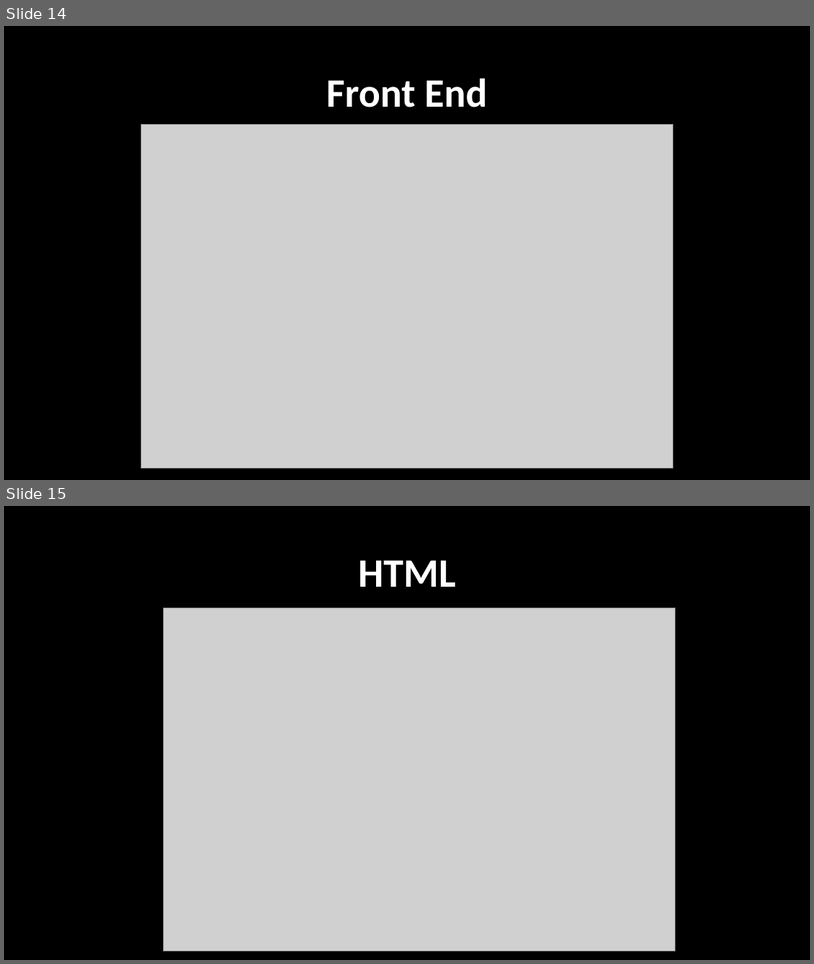
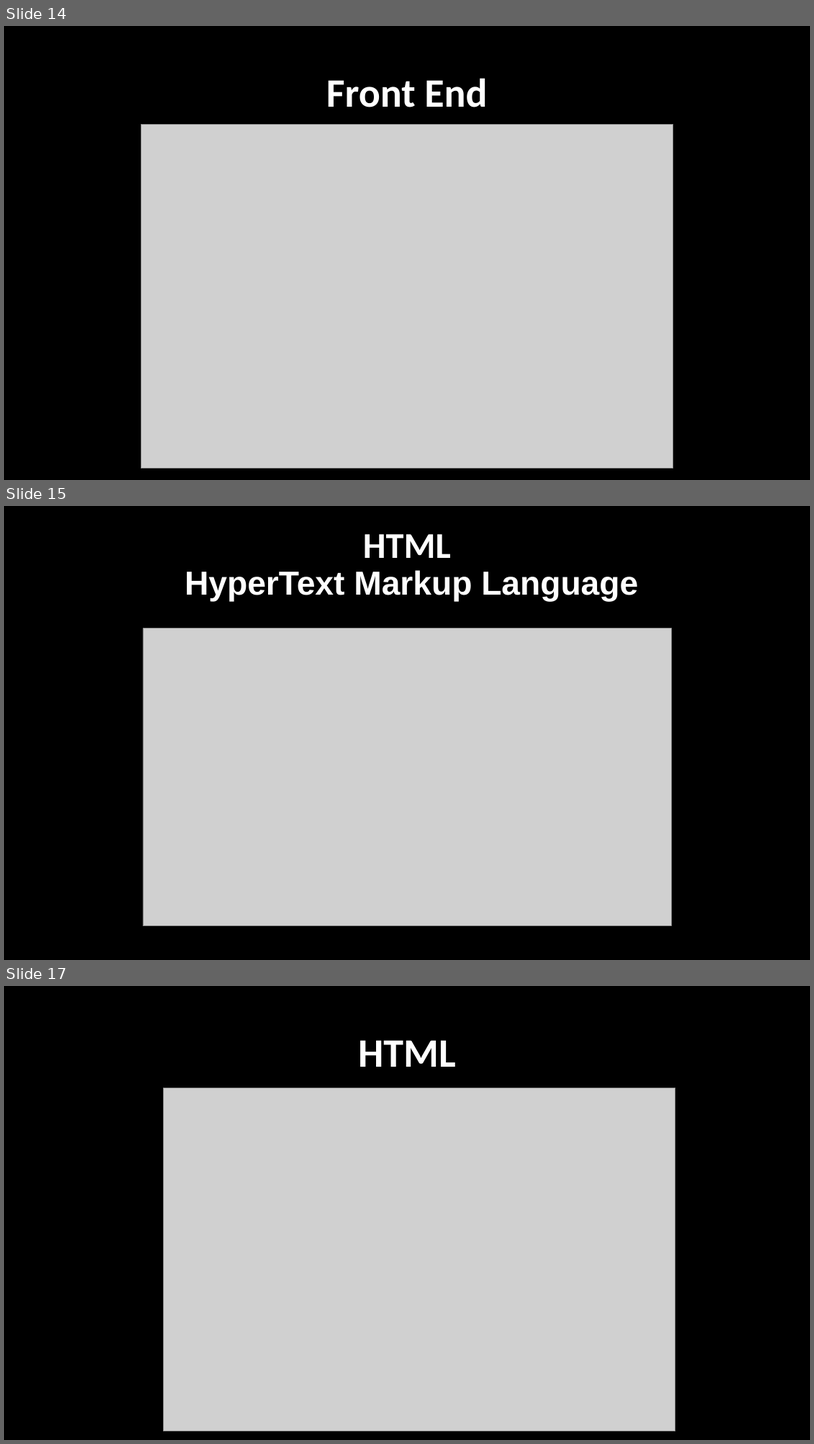
Before and after one commit to haiderIbrahem/ASPU_WEB, a slide deck: web.pptx. Shown one above the other, each under a label of ours: slides 14 and 15 before the commit, slides 14, 15 and 17 after it; the slides between them are not shown. The pictures are 814x964 and 814x1444 pixels, drawn with LibreOffice and Linux fonts; fonts in the diff are those of the drawing; grey boxes stand for pictures. Boxes give left, top, right and bottom in pixels: in the first picture for what was removed or moved away, otherwise in the second. Text is boxed around its words. In the diff, an @@ line names an element or a change of style, - is before the commit and + after.

Commit message:
add new slides

```diff
--- a/web.pptx
+++ b/web.pptx
@@ slide 15 added at [4,506,810,960], background #000000 @@
@@ title added at [185,534,638,602], 39.6 pt, text #FFFFFF, bold @@
+HTML
+HyperText Markup Language
@@ picture added at [143,628,672,926] @@
@@ what was slide 15 is now slide 17 @@
```
Also in this commit, not shown: 1 other slide added.
